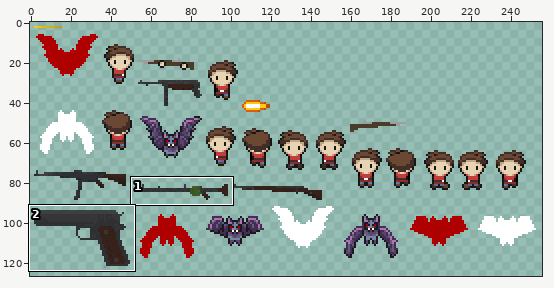
One commit to this sprite sheet: assets/pls_survivor.png. Above: a wide view before the commit, with the close-up outlined.
Close-up. Before the commit:
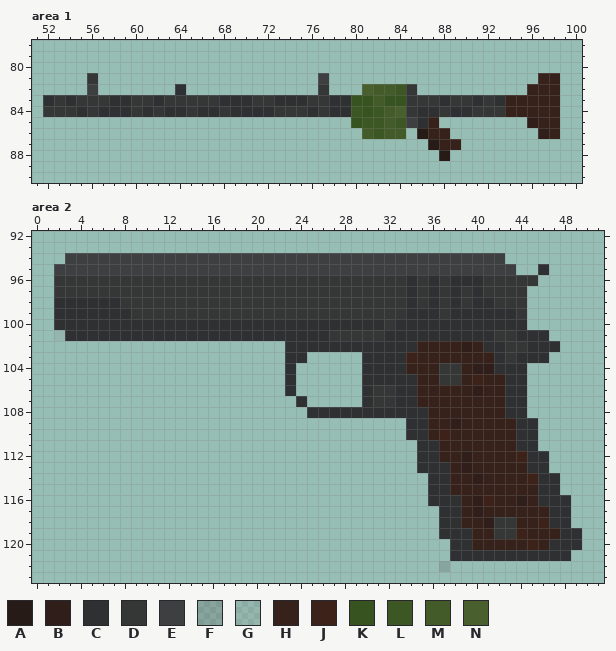
The file is 256x128 pixels. Pixels under 10% opacity are left out. Colours within 5 levels of each other are drawn and written as one. Shown: area 1: x 51..100, y 78..90; area 2: x 0..51, y 92..123. The wide view leaves out empty margins. The commit also changed other parts of the picture, which this record leaves out.
Palette (. is transparent): A #261b17  B #2f1e19  C #2e3032  D #353737  E #3d3f40  F #625e5c43  G #88817e21  H #36211b  J #3d221a  K #365320  L #3d5724  M #435b29  N #495f2d
The same view after the edit:
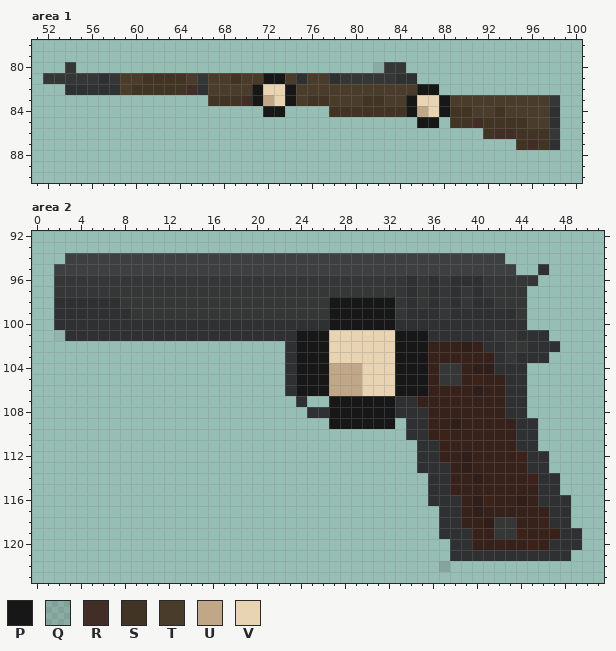
Colours new in this view: P #171717  Q #51514b29  R #432e27  S #413424  T #493c2b  U #bfa787  V #e8d4b2
Edits made:
colour F: #625e5c43 -> #5b585843
colour G: #88817e21 -> #7c747421
Changed rows in their new state; - is a pixel that keeps its letter.
Area 1:
first column x 52:
80 --D---------------------------QDD--------------
81 DDDD-CDTTSSSSTDTTSTTPPTCTTCDDDDDCC-----------..
82 --CCCCCTSSSSSRCTTTTPVVPTTTTTTTTTTTPP--------...
83 ...............SSSRPUVPTSSTTTSSTTPVVPTTTTTTTTTD
84 ....................PP....SSSSSSSPUVPSSTTSTTTTC
85 ----------------------------......PP-SSRSSSSTTC
86 -----------------------------....-...---SRRSSSD
87 -----------------------------------...-----SRSC
88 ------------------------------------.----------
Area 2:
first column x 24:
 98 ---PPPPPP---
 99 ---PPPPPP---
100 ---PPPPPP---
101 PPPVVVVVVPPP
102 PPPVVVVVVPPP
103 PPPVVVVVVPPP
104 PPPUUUVVVPPP
105 PPPUUUVVVPPP
106 PPPUUUVVVPPP
107 ---PPPPPP---
108 ---PPPPPP---
109 ---PPPPPP---
Where, in picture pixels (left, top, right, bottom), the same in both close-ups:
changed: (43, 62, 560, 161)
changed: (296, 297, 428, 429)
changed: (54, 330, 65, 341)
changed: (439, 561, 450, 572)
